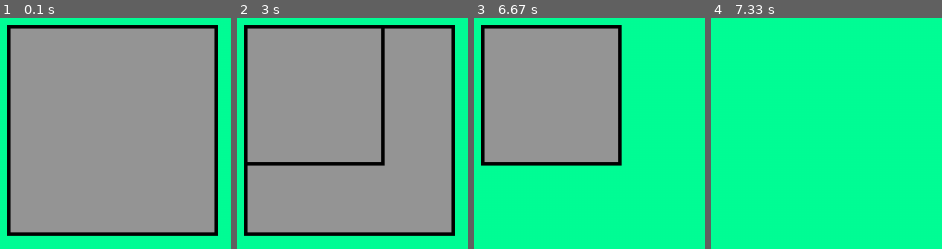
Above: before the commit, frames 1-4 (left to right).
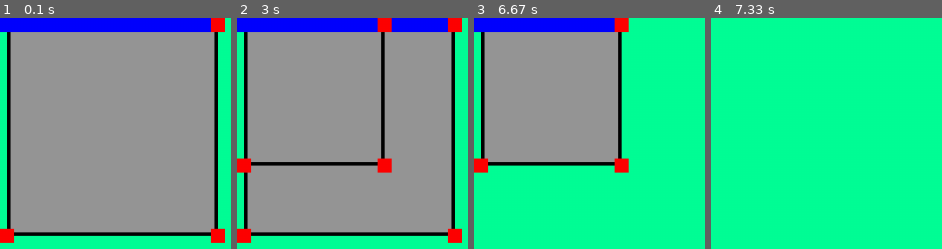
Above: after the commit, the same moments.

Repository: TreeWonTwoToFor/personal_projects
Game: pygame game, started from Python/Working/UI Builder/main.py
The game is run twice, just before and just after one commit, with the same random seed, the same clock (stepped at 60 frames per second) and the same inputs.
Inputs (mouse positions are in pixels of both pictures, inside the frame that each line leads up to):
- Up to frame 1 (0.1 s): no input
- Up to frame 2 (3 s): click (347, 128) at 0.38 s; click (outside the picture) at 0.72 s; click (451, 84) at 1.55 s; click (outside the picture) at 1.88 s; tap Space at 2.67 s
- Up to frame 3 (6.67 s): click (582, 158) at 3.05 s; click (outside the picture) at 3.38 s; click (640, 205) at 3.72 s; click (outside the picture) at 4.05 s; right-click (outside the picture) at 4.88 s; tap Z at 6, 6.4 s; tap Space at 6.48 s
- Up to frame 4 (7.33 s): tap Z at 6.7 s

The runs differ from the first frame. In frame 1, 6.7% of the frame differs, in the area x 0-98%, y 0-98%; in frame 2, 7.5%; in frame 3, 4.9%; in frame 4, nothing differs.

Commit message:
Figured out the current state of my projects, and added an edge visual on the UI builder

Diff:
--- /dev/null
+++ b/Python/Program_status.txt
@@ -0,0 +1,23 @@
+NOT WORKING
+Alexa Nissan Leaf: basic calculations, but no true functionallity
+Blackjack: basic gameplay, still needs splitting + insurance, and there is no Visual version
+chopsticks: basic visuals with no gameplay
+cmd_cookie_clicker: console worked at one point, but I think seperating the files broke it.
+jisho_testing: SUPER simple test. Probably not worth keeping
+Language builder: I have a basic window that you can resize - but no actual functionallity for building a Language
+Stoplight_sim: can generate stoplights, and roads to connect them. No car/stoplight timing functionallity.
+text_editor: Chat GPT made something very basic, and it doesn't accept keyboard input
+
+WORKING
+Banshee bot: This works, but there isn't a lot of functionallity in terms of more complex functions like posting map images
+CompLing word frequency: This program actually does everything that I wanted it to do when I started.
+    You can give it a text file, and It'll graph the word frequency
+fun_isometric: Fun basic concept, but it doesn't have mouse movement for some reason (from what I remember implementing)
+punchcard: successfully is able to convert binary to strings, and vise versa. Would be fun to connect this to an actual machine
+pygame_boilerplate: This is a good base, but it might be nice to build out more of a library of game like commands
+senior quote: fully functional game of RPS in the word limit, so I'd count that as a win.
+Tree_script: It can read great from text files, but it needs some way to hold variable data for it to work as a terminal application
+UI Builder: This works for moving around windows by the corners, but it
+    - doesn't work by grabbing the edges of windows
+    - windows don't hold any information (img or text)
+    - there is no way to save a UI for later.
--- a/Python/Working/UI Builder/main.py
+++ b/Python/Working/UI Builder/main.py
@@ -11,8 +11,10 @@
 pygame.display.set_caption("UI Builder")
 pygame.display.set_icon(icon)
 
+testing = True
 green = (0, 255, 150)
 red = (255, 0, 0)
+blue = (0, 0, 255)
 white = (255, 255, 255)
 grey = (150, 150, 150)
 black = (0,0,0)
@@ -32,6 +34,20 @@
             pygame.draw.rect(screen, white, pygame.Rect(self.x+5, self.y+5, self.width-10, self.height-10))
         else:
             pygame.draw.rect(screen, grey, pygame.Rect(self.x+5, self.y+5, self.width-10, self.height-10))
+        if testing:
+            range_of_error = 10
+            top_left = (self.x, self.y)
+            top_right = (self.x+self.width, self.y)
+            bottom_left = (self.x, self.y+self.height)
+            bottom_right = (self.x+self.width, self.y+self.height)
+            top_edge = pygame.Rect(self.x-range_of_error, self.y-range_of_error, self.width, 2*range_of_error)
+            corner_array = [top_left, top_right, bottom_left, bottom_right]
+            for corner in corner_array:
+                cx = corner[0]
+                cy = corner[1]
+                corner_rect = pygame.Rect(cx-range_of_error, cy-range_of_error, 2*range_of_error, 2*range_of_error)
+                pygame.draw.rect(screen, red, corner_rect)
+            pygame.draw.rect(screen, blue, top_edge)
 
     def correct(self):
         screen_x = screen.get_size()[0]
